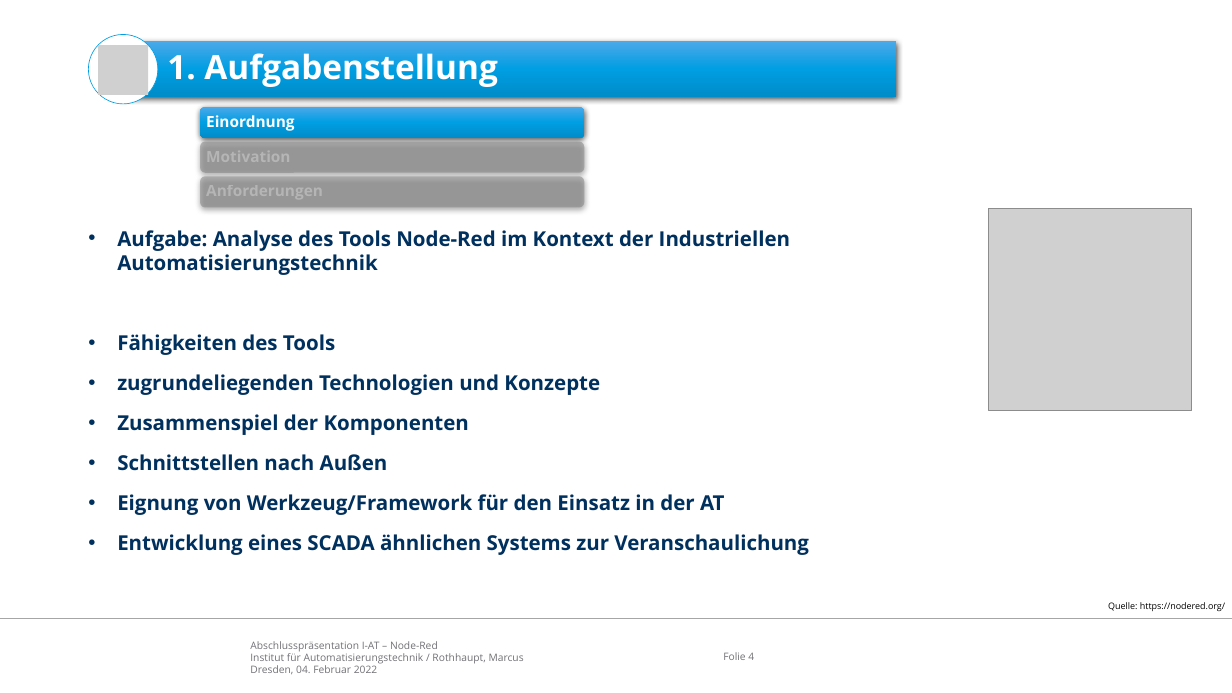
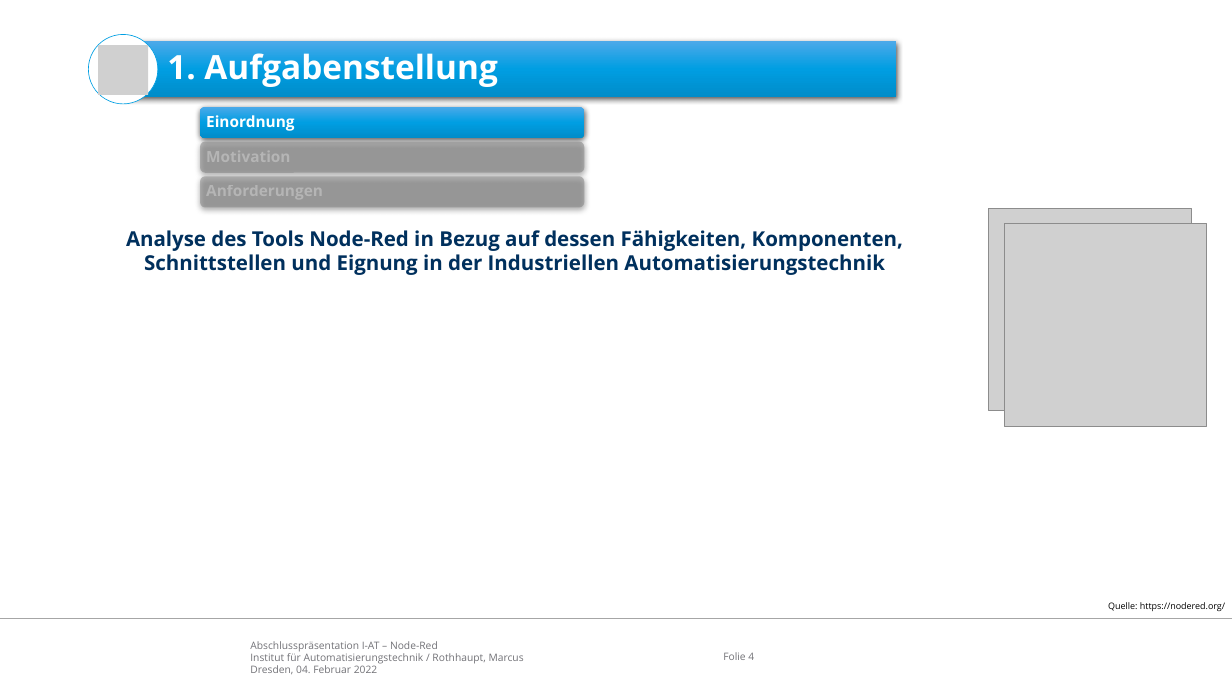
Before and after one commit to appist-dev/agteletud-node-red, a slide deck: slide 4 of docs/presentation/Abschlusspräsentation Node-Red.pptx. Drawn at 1232x693 pixels with LibreOffice and Linux fonts; fonts in the diff are those of the drawing; grey boxes stand for pictures; background and template pictures are left out. Boxes give left, top, right and bottom in pixels: in the first picture for what was removed or moved away, otherwise in the second. Text is boxed around its words. In the diff, an @@ line names an element or a change of style, - is before the commit and + after.

```diff
--- a/docs/presentation/Abschlusspräsentation Node-Red.pptx
+++ b/docs/presentation/Abschlusspräsentation Node-Red.pptx
@@ text at bbox=[126, 230, 903, 275]: text changed @@
-• Aufgabe: Analyse des Tools Node-Red im Kontext der Industriellen Automatisierungstechnik
-• Fähigkeiten des Tools
-• zugrundeliegenden Technologien und Konzepte
-• Zusammenspiel der Komponenten
-• Schnittstellen nach Außen
-• Eignung von Werkzeug/Framework für den Einsatz in der AT
-• Entwicklung eines SCADA ähnlichen Systems zur Veranschaulichung
+Analyse des Tools Node-Red in Bezug auf dessen Fähigkeiten, Komponenten, Schnittstellen und Eignung in der Industriellen Automatisierungstechnik
@@ picture added at bbox=[1005, 224, 1208, 427] @@
```
Also in this commit, not shown: 2 other slides changed, 1 slide added, 1 other file.
